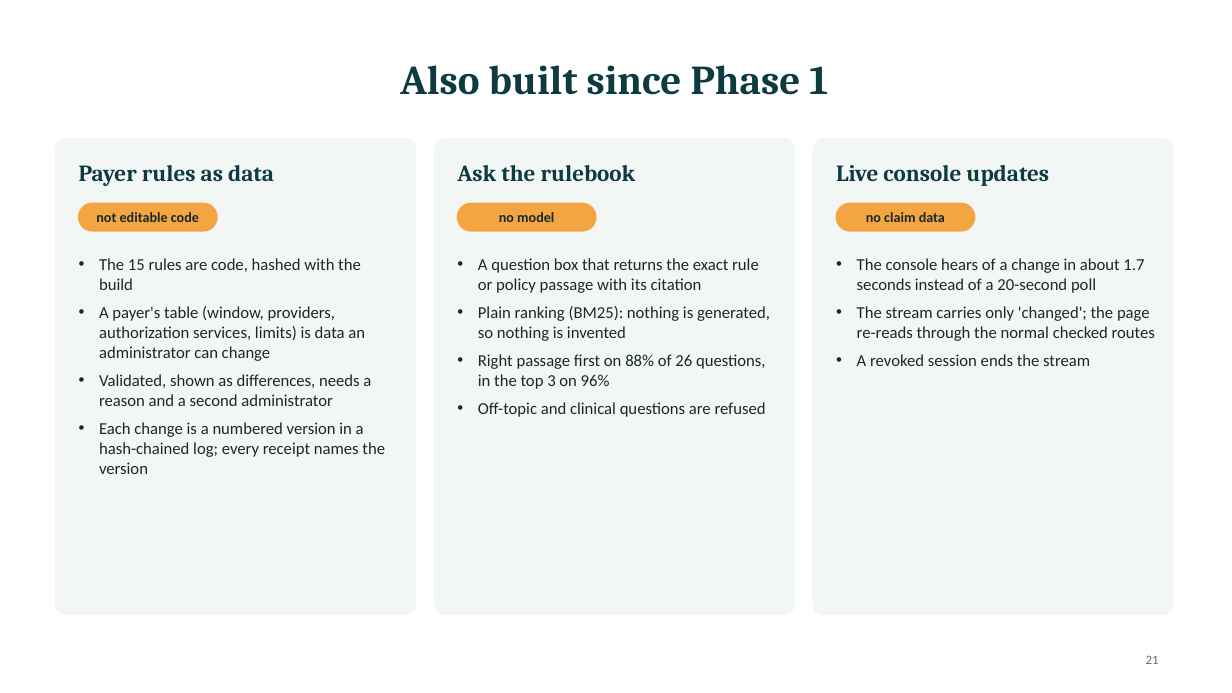
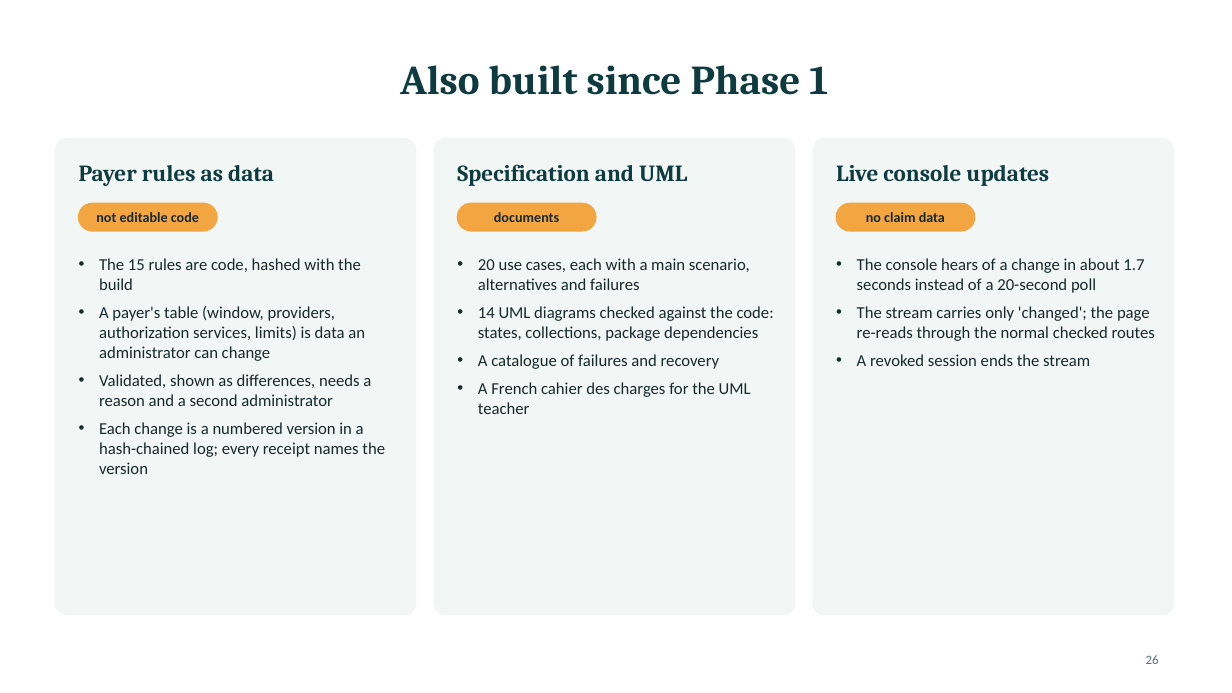
Before and after one commit to PublisherX02/Claim_Guard, a slide deck: slide 26 of docs/presentation/ClaimGuard_Mentor_Session.pptx (slide 21 before the commit). Drawn at 1232x693 pixels with LibreOffice and Linux fonts; fonts in the diff are those of the drawing. Boxes give left, top, right and bottom in pixels: in the first picture for what was removed or moved away, otherwise in the second. Text is boxed around its words. In the diff, an @@ line names an element or a change of style, - is before the commit and + after.

```diff
--- a/docs/presentation/ClaimGuard_Mentor_Session.pptx
+++ b/docs/presentation/ClaimGuard_Mentor_Session.pptx
@@ text at bbox=[457, 164, 687, 186]: text changed @@
-Ask the rulebook
+Specification and UML
@@ text at bbox=[494, 212, 559, 222]: text changed @@
-no model
+documents
@@ text at bbox=[478, 258, 774, 414]: text changed @@
-• A question box that returns the exact rule or policy passage with its citation
-• Plain ranking (BM25): nothing is generated, so nothing is invented
-• Right passage first on 88% of 26 questions, in the top 3 on 96%
-• Off-topic and clinical questions are refused
+• 20 use cases, each with a main scenario, alternatives and failures
+• 14 UML diagrams checked against the code: states, collections, package dependencies
+• A catalogue of failures and recovery
+• A French cahier des charges for the UML teacher
@@ page number at bbox=[1146, 655, 1159, 664]: text changed @@
-21
+26
```
Also in this commit, not shown: 2 other slides changed, 6 slides added, 2 other files.
